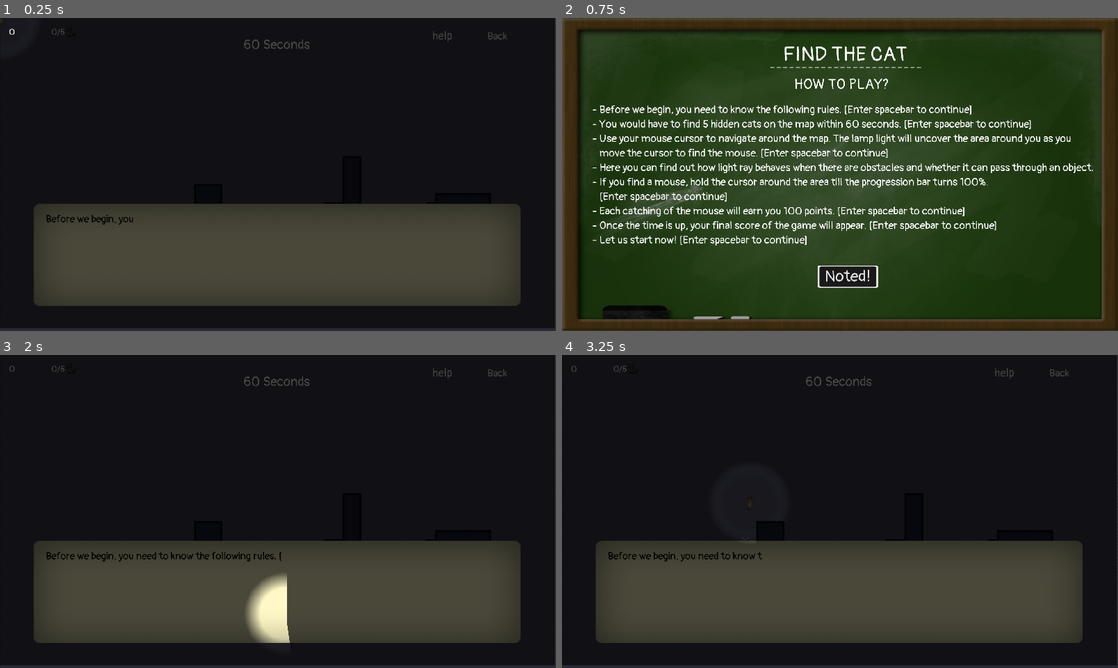
Above: before the commit, frames 1-4 (two rows, left to right).
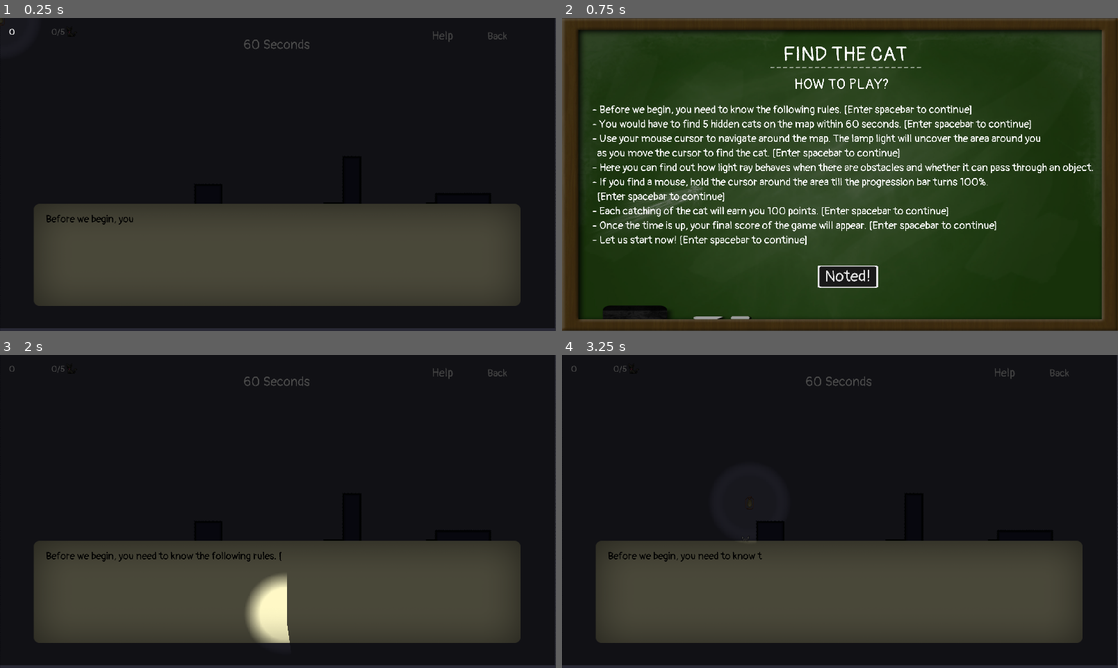
Above: after the commit, the same moments.

Repository: ChunFei96/Godot-PhysicLab
Game: Godot game, scene res://MainLevels/Light/Cat/Cat.tscn
Two runs of this game, one before a commit and one after it. Both use one fixed random seed, a clock stepped at 60 frames per second and the inputs below. This scene is started directly instead of the project's main scene. Sound files missing from this copy of the repository are replaced by a short silence.
Inputs:
- Up to frame 1 (0.25 s): no input
- Up to frame 2 (0.75 s): click "help" (after the commit: "Help") at 0.5 s
- Up to frame 3 (2 s): click "Noted!" at 1.25 s
- Up to frame 4 (3.25 s): click "Back" at 2 s; click "Light" at 2.75 s

The runs differ from the first frame. In frame 1, less than 0.1% of the frame differs, in the area x 78-82%, y 4-8%; in frame 2, 1.7%, in the area x 6-92%, y 37-64%; in frame 3, less than 0.1%; in frame 4, less than 0.1%.

Commit message:
updated on the Help text and re-alignment of wording

Diff:
--- a/MainLevels/Light/Cat/Cat.tscn
+++ b/MainLevels/Light/Cat/Cat.tscn
@@ -138,7 +138,7 @@
 custom_styles/pressed = SubResource( 7 )
 custom_styles/normal = SubResource( 8 )
 custom_fonts/font = SubResource( 9 )
-text = "help"
+text = "Help"
 __meta__ = {
 "_edit_use_anchors_": false
 }
--- a/Scenes/Help/bow-instru.tscn
+++ b/Scenes/Help/bow-instru.tscn
@@ -18,7 +18,7 @@
 font_data = ExtResource( 2 )
 
 [sub_resource type="DynamicFont" id=4]
-size = 45
+size = 40
 font_data = ExtResource( 2 )
 
 [sub_resource type="StyleBoxTexture" id=5]
@@ -113,11 +113,12 @@
 custom_fonts/font = SubResource( 4 )
 text = "- Before we begin, you need to know the following rules. [Enter spacebar to continue]
 - You would have to shoot the target within 60 seconds. [Enter spacebar to continue]
-- Use your mouse cursor to move up, down, left or right before you release the arrow
-   from the bow. [Enter spacebar to continue]
+- Use your mouse cursor to move up, down, left or right before you release the arrow from the bow.
+  [Enter spacebar to continue]
 - If you manage to hit a bull’s eye, you earn 100 points. [Enter spacebar to continue]
 - Earn extra 10 points each by shooting the coins. [Enter spacebar to continue]
-- Here you can find out how vector and parabola works. [Enter spacebar to continue]
+- Here you can find out how vector of the arrow would affect the parabola and hits the target.
+  [Enter spacebar to continue]
 - Once the time is up, your final score of the game will appear. [Enter spacebar to continue]
 - Let us start now! [Enter spacebar to continue]"
 __meta__ = {
--- a/Scenes/Help/cat-instru.tscn
+++ b/Scenes/Help/cat-instru.tscn
@@ -106,22 +106,21 @@
 }
 
 [node name="lblInstruction" type="Label" parent="."]
-margin_left = 96.655
-margin_top = 297.555
-margin_right = 1835.66
-margin_bottom = 844.555
+margin_left = 97.0
+margin_top = 298.0
+margin_right = 1828.0
+margin_bottom = 845.0
 custom_fonts/font = SubResource( 4 )
 text = "- Before we begin, you need to know the following rules. [Enter spacebar to continue]
 - You would have to find 5 hidden cats on the map within 60 seconds. [Enter spacebar to continue]
-- Use your mouse cursor to navigate around the map. The lamp light will uncover the area around you as you
-   move the cursor to find the mouse. [Enter spacebar to continue]
+- Use your mouse cursor to navigate around the map. The lamp light will uncover the area around you
+  as you move the cursor to find the cat. [Enter spacebar to continue]
 - Here you can find out how light ray behaves when there are obstacles and whether it can pass through an object.
 - If you find a mouse, hold the cursor around the area till the progression bar turns 100%.
-   [Enter spacebar to continue]
-- Each catching of the mouse will earn you 100 points. [Enter spacebar to continue]
+  [Enter spacebar to continue]
+- Each catching of the cat will earn you 100 points. [Enter spacebar to continue]
 - Once the time is up, your final score of the game will appear. [Enter spacebar to continue]
-- Let us start now! [Enter spacebar to continue]
-"
+- Let us start now! [Enter spacebar to continue]"
 __meta__ = {
 "_edit_use_anchors_": false
 }
--- a/Scenes/Help/quiz-instru.tscn
+++ b/Scenes/Help/quiz-instru.tscn
@@ -115,8 +115,7 @@
 - Select either “True” or “False” as your answer.
 - You will earn 10 points for each correct answer selected.
 - Complete all the quiz questions to end the game.
-- Your final score of the game will appear.
-"
+- Your final score of the game will appear."
 __meta__ = {
 "_edit_use_anchors_": false
 }
